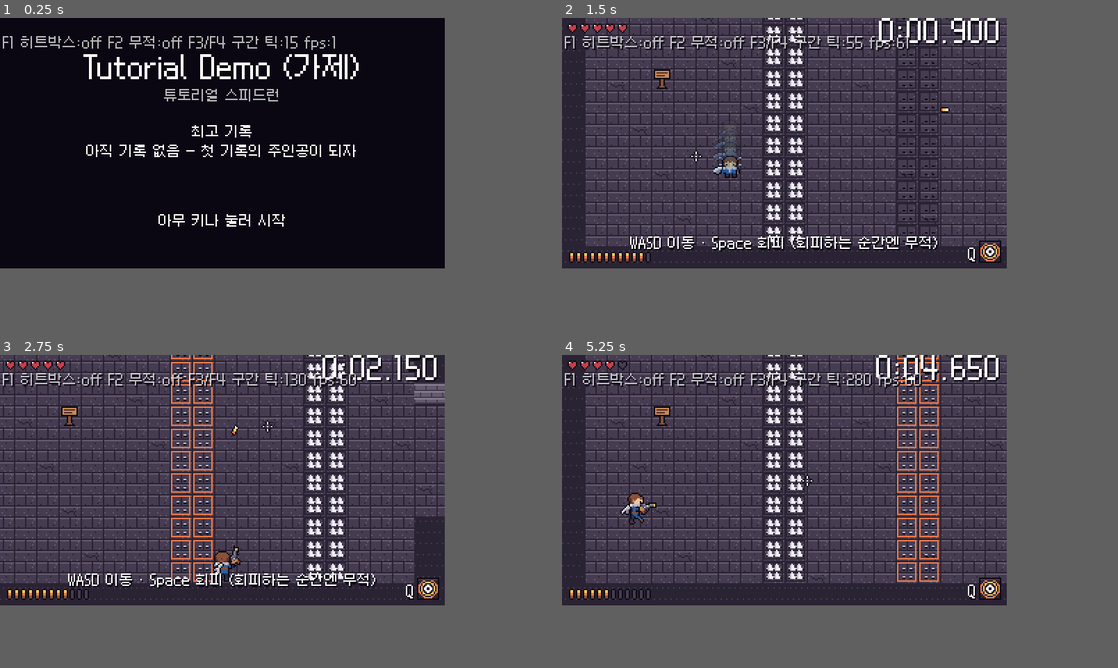
Above: before the commit, frames 1-4 (two rows, left to right).
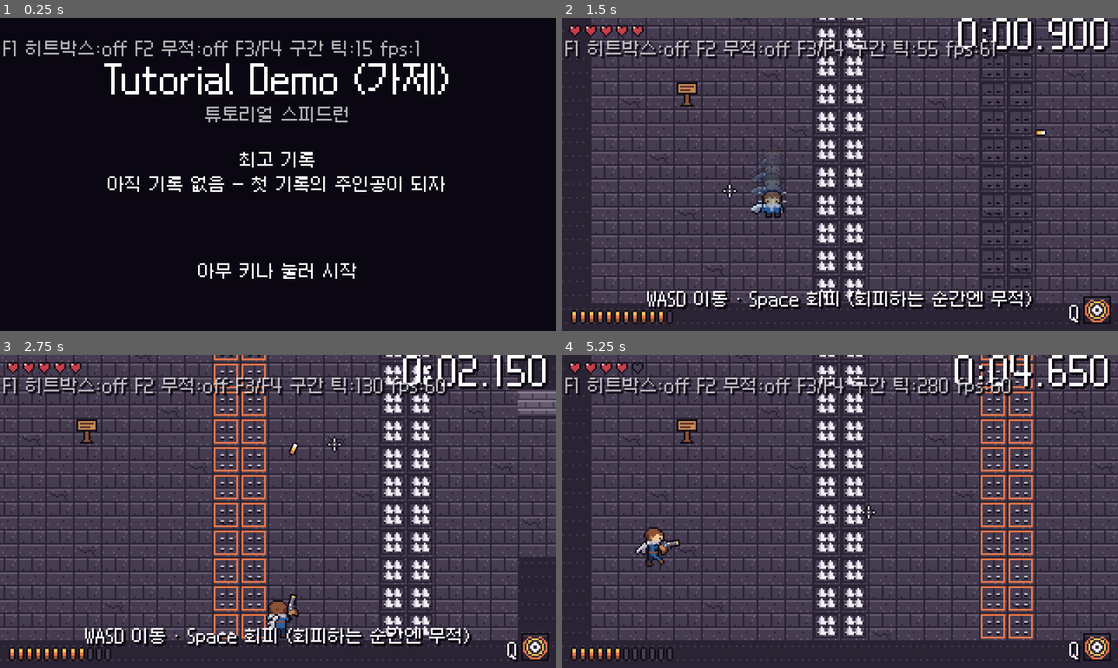
Above: after the commit, the same moments.

Repository: sadagu-0932/New
Game: Godot game, scene res://main.tscn
Same seed, same stepped clock (60 frames per second), same inputs: the game is played once before the commit and once after it.
Inputs (mouse positions are in pixels of both pictures, inside the frame that each line leads up to):
- Up to frame 1 (0.25 s): no input
- Up to frame 2 (1.5 s): tap Enter (menu_confirm) at 0.5 s; move the mouse to (884, 130) at 0.52 s; hold D (move_right) 0.53-1.28 s; click (884, 130) at 0.6 s; move the mouse to (695, 155) at 1.27 s; hold S (move_down) from 1.28 s (still down); tap Space (dodge) at 1.35 s
- Up to frame 3 (2.75 s): click (133, 492) at 1.55 s; move the mouse to (266, 423) at 2.02 s; release S (move_down) at 2.03 s; hold D (move_right) from 2.03 s (still down); tap E (interact) at 2.1 s; click (266, 423) at 2.3 s
- Up to frame 4 (5.25 s): move the mouse to (762, 530) at 2.77 s; release D (move_right) at 2.78 s; hold W (move_up) 2.78-3.53 s; right-click (762, 530) at 2.85 s; click (762, 530) at 3.05 s; move the mouse to (917, 517) at 3.52 s; hold A (move_left) 3.53-5.03 s; click (917, 517) at 3.6 s; move the mouse to (650, 442) at 4.27 s; tap B at 4.35 s; click (650, 442) at 4.55 s; move the mouse to (806, 480) at 5.02 s; hold S (move_down) from 5.03 s (still down); tap C at 5.1 s
In our replay, the window is 640x360 before the commit and 800x450 after it. These sizes can differ from the game's own. Grey fills any space a smaller window leaves; there, only what the larger window draws over its background counts as a difference.

The runs differ from the first frame. In frame 1, 7.3% of the frame differs, in the area x 0-81%, y 5-84%; in frame 2, 57%; in frame 3, 61%, in the area x 0-100%, y 0-100%; in frame 4, 56%.

Commit message:
총은 그림 하나를 통째로 돌림: 화면 늘이기 canvas_items, 반동은 위치·불꽃은 따로 그린 그림
- project.godot: stretch mode viewport → canvas_items (정수 배율 유지)
- sprite_gen: gun 시트는 그림 하나(pivot·muzzle 메타), muzzle_flash 시트 분리
- player.gd: 반동 = 총구 반대로 밀렸다 돌아옴(feel.tres gun_recoil_*), 불꽃은 총에 붙은 별도 스프라이트
- CLAUDE.md: 늘이기 방식 기록

Co-Authored-By: Claude Opus 5.5 <noreply@anthropic.com>
Claude-Session: https://claude.ai/code/session_01DgWHarJPQESHWgitdsXbZA

Diff:
--- a/art/themes/dungeon/gun.json
+++ b/art/themes/dungeon/gun.json
@@ -1,5 +1,5 @@
 {
-  "frame_width": 20,
+  "frame_width": 16,
   "frame_height": 10,
   "animations": {
     "idle": {
@@ -7,16 +7,14 @@
       "frames": 1,
       "fps": 1.0,
       "loop": true
-    },
-    "shoot": {
-      "row": 1,
-      "frames": 3,
-      "fps": 15.0,
-      "loop": false
     }
   },
   "pivot": [
     0.0,
     4.5
+  ],
+  "muzzle": [
+    15.0,
+    3.5
   ]
 }
--- /dev/null
+++ b/art/themes/dungeon/muzzle_flash.json
@@ -0,0 +1,16 @@
+{
+  "frame_width": 8,
+  "frame_height": 8,
+  "animations": {
+    "flash": {
+      "row": 0,
+      "frames": 3,
+      "fps": 20.0,
+      "loop": false
+    }
+  },
+  "origin": [
+    0.0,
+    3.5
+  ]
+}
--- a/data/feel.tres
+++ b/data/feel.tres
@@ -19,6 +19,8 @@
 cloak_backpedal_lean = -1.0
 view_switch_ratio = 1.2
 view_hysteresis = 0.2
+gun_recoil_px = 2.0
+gun_recoil_return = 0.6
 bullet_trail_fade_seconds = 0.15
 afterimage_interval_ticks = 2
 afterimage_fade_seconds = 0.2
--- a/player/player.gd
+++ b/player/player.gd
@@ -63,6 +63,10 @@
 var _gun: AnimatedSprite2D
 ## 총이 어깨에서 마우스 쪽을 향하는 방향 (사격 방향과 같음)
 var _shot_dir: Vector2 = Vector2.RIGHT
+## 총구 불꽃 (총에 붙어 같이 돈다) / 반동으로 뒤로 밀린 거리 (px)
+var _muzzle_flash: AnimatedSprite2D
+var _muzzle: Vector2 = Vector2.ZERO
+var _gun_kick: float = 0.0
 ## 방향별 [몸 SpriteFrames, 망토 SpriteFrames, body_offsets]
 var _view_res: Dictionary = {}
 
@@ -115,8 +119,18 @@
 	var pivot: Array = DB.theme.load_json("gun").get("pivot", [0.0, 0.0])
 	_gun.offset = -Vector2(float(pivot[0]), float(pivot[1]))
 	_gun.play(&"idle")
-	_gun.animation_finished.connect(func() -> void: _gun.play(&"idle"))
 	add_child(_gun)
+	var gun_meta := DB.theme.load_json("gun")
+	var muzzle: Array = gun_meta.get("muzzle", [0.0, 0.0])
+	_muzzle = Vector2(float(muzzle[0]), float(muzzle[1])) - Vector2(float(pivot[0]), float(pivot[1]))
+	_muzzle_flash = AnimatedSprite2D.new()
+	_muzzle_flash.sprite_frames = DB.theme.load_sheet("muzzle_flash")
+	_muzzle_flash.centered = false
+	var origin: Array = DB.theme.load_json("muzzle_flash").get("origin", [0.0, 0.0])
+	_muzzle_flash.offset = -Vector2(float(origin[0]), float(origin[1]))
+	_muzzle_flash.visible = false
+	_muzzle_flash.animation_finished.connect(func() -> void: _muzzle_flash.visible = false)
+	_gun.add_child(_muzzle_flash)
 
 	_hurtbox = Hurtbox.new()
 	_hurtbox.collision_layer = Layers.PLAYER_HURTBOX
@@ -219,8 +233,10 @@
 	# 어깨 높이에서 마우스 쪽으로 쏜다 (총구에서 탄이 나가 보이게)
 	if gun.try_fire(ammo, container, _shot_origin(), _shot_dir, combo.damage_mult()):
 		_shoot_anim_ticks = DB.gun.fire_interval_ticks
-		_gun.play(&"shoot")
-		_gun.frame = 0
+		_gun_kick = DB.feel.gun_recoil_px
+		_muzzle_flash.visible = true
+		_muzzle_flash.play(&"flash")
+		_muzzle_flash.frame = 0
 		Events.player_shot.emit()
 
 
@@ -544,11 +560,14 @@
 	var facing := -1.0 if (view == View.SIDE and _sprite.flip_h) else 1.0
 	var w := float(_sprite.sprite_frames.get_frame_texture(_sprite.animation, 0).get_width())
 	var h := float(_sprite.sprite_frames.get_frame_texture(_sprite.animation, 0).get_height())
+	# 총 그림은 하나: 위치·회전만 바꾼다 (반동도 총구 반대쪽으로 밀리는 위치로)
 	_gun.position = Vector2((shoulder.x - w * 0.5) * facing + body.x * facing,
-		shoulder.y - h * 0.5 + _sprite.offset.y + body.y)
+		shoulder.y - h * 0.5 + _sprite.offset.y + body.y) - _shot_dir * _gun_kick
+	_gun_kick *= DB.feel.gun_recoil_return
 	_gun.rotation = _shot_dir.angle()
 	_gun.flip_v = _shot_dir.x < 0.0
 	_gun.modulate = _sprite.modulate
+	_muzzle_flash.position = Vector2(_muzzle.x, -_muzzle.y if _gun.flip_v else _muzzle.y)
 
 
 ## 그림이 향한 방향 (망토가 뒤로 날리는 기준)
--- a/project.godot
+++ b/project.godot
@@ -29,7 +29,7 @@
 window/size/viewport_height=180
 window/size/window_width_override=1280
 window/size/window_height_override=720
-window/stretch/mode="viewport"
+window/stretch/mode="canvas_items"
 window/stretch/scale_mode="integer"
 
 [gui]
--- a/tests/test_m10.gd
+++ b/tests/test_m10.gd
@@ -212,7 +212,8 @@
 	if shot:
 		var dir := shot.velocity.normalized()
 		check(dir.dot((target - origin).normalized()) > 0.999, "탄은 어깨에서 마우스 쪽으로")
-	check(p._gun.animation == &"shoot", "쏘면 총 반동 그림")
+	check(p._muzzle_flash.visible, "쏘면 총구 불꽃")
+	check(p._gun.sprite_frames.get_animation_names().size() == 1, "총 그림은 하나 (돌리기만 함)")
 	input.push(Vector2.ZERO, 3, 0, 0, pos + Vector2(-60, 10))
 	await step(3)
 	check(p._gun.flip_v, "왼쪽을 겨누면 총을 뒤집어 위아래가 맞게")
--- a/ui/feel_data.gd
+++ b/ui/feel_data.gd
@@ -34,6 +34,12 @@
 ## 방향이 바뀌는 경계에서 지금 그림을 유지하는 여유 (0.2 = 20%)
 @export var view_hysteresis: float = 0.0
 
+@export_group("총 (화면 표시만)")
+## 쏠 때 총이 뒤로 밀리는 거리 (px)
+@export var gun_recoil_px: float = 0.0
+## 반동이 돌아오는 비율 (매 틱 곱함, 작을수록 빨리 돌아옴)
+@export var gun_recoil_return: float = 0.0
+
 @export_group("탄 꼬리")
 ## 탄 꼬리 잔상이 사라지는 시간 (초)
 @export var bullet_trail_fade_seconds: float = 0.0
Binary file changed: art/themes/dungeon/gun.png
Binary file added: art/themes/dungeon/muzzle_flash.png
Not shown, added: art/themes/dungeon/muzzle_flash.png.import
Not shown, changed: CLAUDE.md
